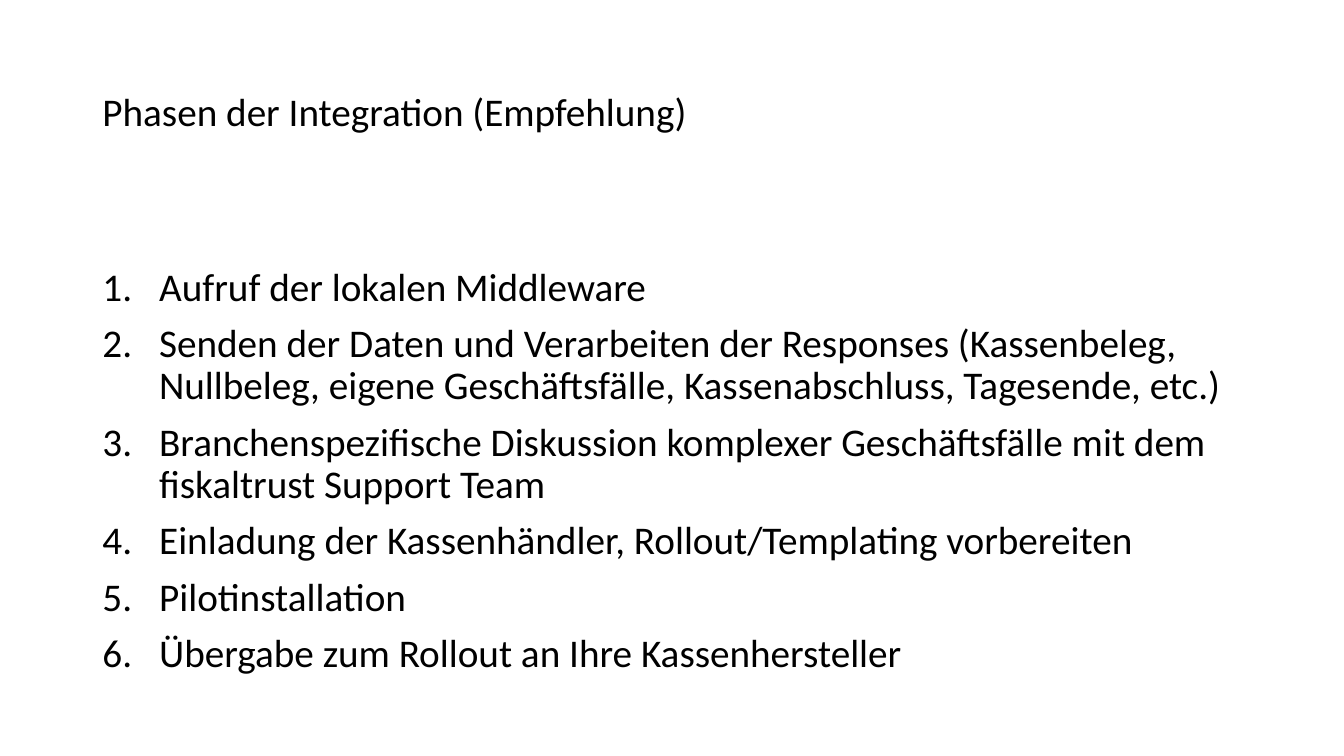
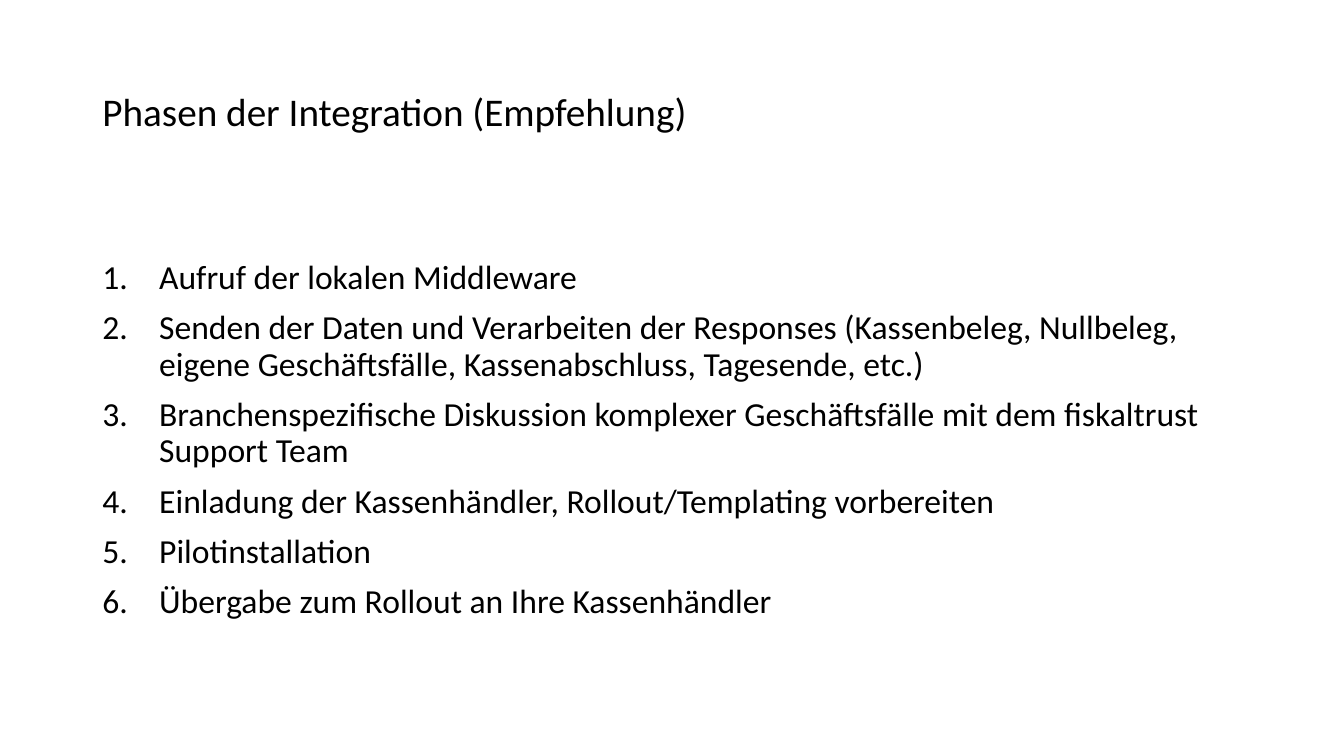
Before and after one commit to fiskaltrust/productdescription-de-doc, a slide deck: slide 22 of for-poscreators/presentation/onboarding_de.pptx. Drawn at 1344x756 pixels with LibreOffice and Linux fonts; fonts in the diff are those of the drawing. Boxes give left, top, right and bottom in pixels: in the first picture for what was removed or moved away, otherwise in the second. Text is boxed around its words. In the diff, an @@ line names an element or a change of style, - is before the commit and + after.

```diff
--- a/for-poscreators/presentation/onboarding_de.pptx
+++ b/for-poscreators/presentation/onboarding_de.pptx
@@ text at [159, 265, 1198, 564]: size 28 to 24 pt in "Aufruf der lokalen Middleware", "Senden der Daten und Verarbeiten der Responses ...", "Branchenspezifische Diskussion komplexer Geschäftsfälle mit  ...", "Einladung der Kassenhändler, Rollout/Templating vorbereiten" and 1 more places @@
@@ text at [159, 586, 772, 619]: text changed; size 28 to 24 pt @@
-6. Übergabe zum Rollout an Ihre Kassenhersteller
+6. Übergabe zum Rollout an Ihre Kassenhändler
```
Also in this commit, not shown: 8 other slides changed, 7 slides added, 1 slide removed, 6 other files.
